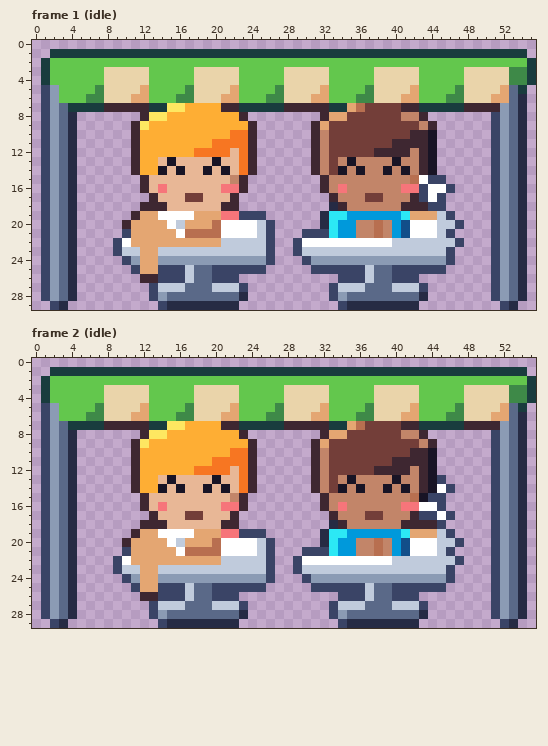
One commit to this pixel-art file: art/encounters/cafe-patio@50.aseprite. The picture above was drawn from the file before the commit.
56x30 pixels, 4 frames. Shown: frame 1 (idle), frame 2 (idle). The commit also changed other frames, which this record leaves out.
After:
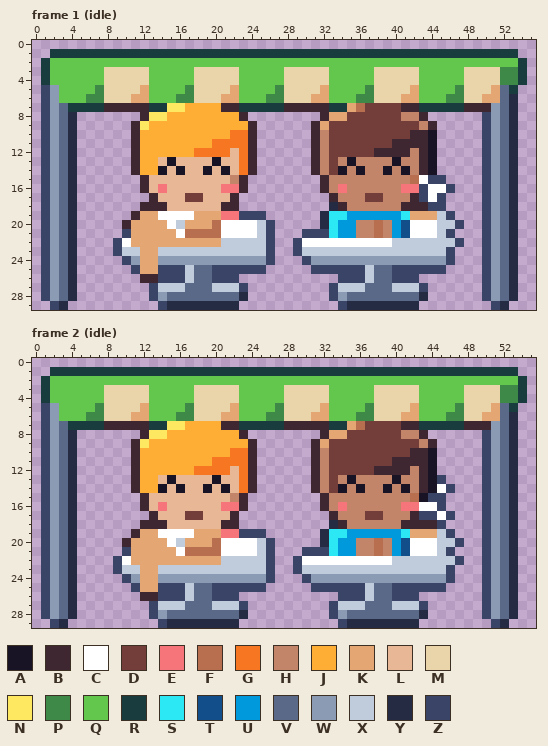
Palette (. is transparent): A #181425  B #3e2731  C #ffffff  D #733e39  E #f6757a  F #b86f50  G #f77622  H #c28569  J #feae34  K #e4a672  L #e8b796  M #ead4aa  N #fee761  P #3e8948  Q #63c74d  R #193c3e  S #2ce8f5  T #124e89  U #0099db  V #5a6988  W #8b9bb4  X #c0cbdc  Y #262b44  Z #3a4466
Difference:
--- frame 1 (idle)
@@ x 48..55 @@
  0 ........
- 1 RRRRRRR.
- 2 QQQQQQQR
- 3 MMMMMPPR
- 4 MMMMMPPR
- 5 MMMMKVR.
- 6 MMMKKVY.
- 7 BBBBWVY.
- 8 ...ZWVY.
- 9 ...ZWVY.
-10 ...ZWVY.
-11 ...ZWVY.
-12 ...ZWVY.
-13 ...ZWVY.
-14 ...ZWVY.
-15 ...ZWVY.
-16 ...ZWVY.
-17 ...ZWVY.
-18 ...ZWVY.
-19 ...ZWVY.
-20 ...ZWVY.
-21 ...ZWVY.
-22 ...ZWVY.
-23 ...ZWVY.
-24 ...ZWVY.
-25 ...ZWVY.
-26 ...ZWVY.
-27 ...ZWVY.
-28 ...ZWVY.
-29 ....ZY..
+ 1 RRRRRR..
+ 2 QQQQQQR.
+ 3 MMMMPPR.
+ 4 MMMMPPR.
+ 5 MMMKVR..
+ 6 MMKKVY..
+ 7 BBBWVY..
+ 8 ..ZWVY..
+ 9 ..ZWVY..
+10 ..ZWVY..
+11 ..ZWVY..
+12 ..ZWVY..
+13 ..ZWVY..
+14 ..ZWVY..
+15 ..ZWVY..
+16 ..ZWVY..
+17 ..ZWVY..
+18 ..ZWVY..
+19 ..ZWVY..
+20 ..ZWVY..
+21 ..ZWVY..
+22 ..ZWVY..
+23 ..ZWVY..
+24 ..ZWVY..
+25 ..ZWVY..
+26 ..ZWVY..
+27 ..ZWVY..
+28 ..ZWVY..
+29 ...ZY...
--- frame 2 (idle): the same change as frame 1 (idle)
